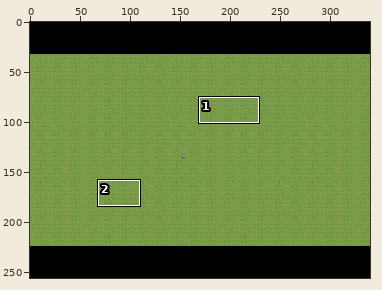
Edited in one commit: sprite sheet (You Fight Monsters/prev/rFGhG1GdHrF5bqR.png). The first picture is a wide view before the edit; the outline marks the close-up.
Close-up. First the earlier version:
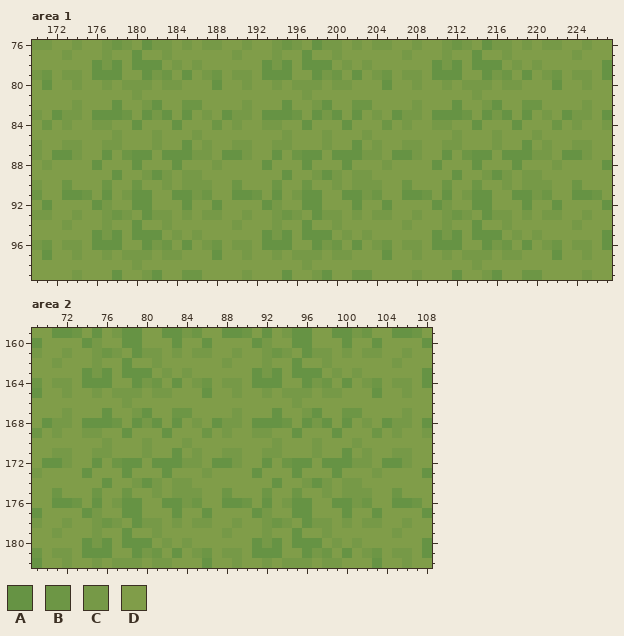
The file is 340x256 pixels. Colours within 5 levels of each other are drawn and written as one. Shown: area 1: x 170..227, y 76..99; area 2: x 69..108, y 159..182.
Palette (. is transparent): A #669344  B #6d9645  C #769947  D #809d49
Pixels before, area 1, first column x 170:
 76 CCDDCDDCBCDACCDCDCCDDCDDCBCDACCDCDCCDDCDDCBCDACCDCDCCDDCDD
 77 DDDCDDDCDDADDCDDDDDDCDDDCDDADDCDDDDDDCDDDCDDADDCDDDDDDCDDD
 78 DDDDDDACADAAADCDCDDDDDDACADAAADCDCDDDDDDACADAAADCDCDDDDDDA
 79 CBDCCDAAADDACBDADCBDCCDAAADDACBDADCBDCCDAAADDACBDADCBDCCDA
 80 DADDCDDCDCCCDCCDDDADDCDDCDCCCDCCDDDADDCDDCDCCCDCCDDDADDCDD
 81 DDDDDDDDDDCDDDDDDDDDDDDDDDDCDDDDDDDDDDDDDDDDCDDDDDDDDDDDDD
 82 DDDDCDDDADDCADDBBDDDDCDDDADDCADDBBDDDDCDDDADDCADDBBDDDDCDD
 83 CDACCDAAABDACADADCDACCDAAABDACADADCDACCDAAABDACADADCDACCDA
 84 DBDCDDCCDDADDDADDDBDCDDCCDDADDDADDDBDCDDCCDDADDDADDDBDCDDC
 85 DDDDDDDDCDDDCDDDCDDDDDDDDCDDDCDDDCDDDDDDDDCDDDCDDDCDDDDDDD
 86 CDDCCDDCCDDDCDDADCDDCCDDCCDDDCDDADCDDCCDDCCDDDCDDADCDDCCDD
 87 CDAACDDADBAADAAACCDAACDDADBAADAAACCDAACDDADBAADAAACCDAACDD
 88 DCDDDDADDDADDDADDDCDDDDADDDADDDADDDCDDDDADDDADDDADDDCDDDDA
 89 DDDDDDDDADDCACDCCDDDDDDDDADDCACDCCDDDDDDDDADDCACDCCDDDDDDD
 90 CDDBDDDBDDBDDCDCCCDDBDDDBDDBDDCDCCCDDBDDDBDDBDDCDCCCDDBDDD
 91 BDDAABDADCAADDAACBDDAABDADCAADDAACBDDAABDADCAADDAACBDDAABD
 92 DADDDDACDDAADDDADDADDDDACDDAADDDADDADDDDACDDAADDDADDADDDDA
 93 CCDDCDDCBCDACCDCDCCDDCDDCBCDACCDCDCCDDCDDCBCDACCDCDCCDDCDD
 94 DDDCDDDCDDADDCDDDDDDCDDDCDDADDCDDDDDDCDDDCDDADDCDDDDDDCDDD
 95 DDDDDDACADAAADCDCDDDDDDACADAAADCDCDDDDDDACADAAADCDCDDDDDDA
 96 CBDCCDAAADDACBDADCBDCCDAAADDACBDADCBDCCDAAADDACBDADCBDCCDA
 97 DADDCDDCDCCCDCCDDDADDCDDCDCCCDCCDDDADDCDDCDCCCDCCDDDADDCDD
 98 DDDDDDDDDDCDDDDDDDDDDDDDDDDCDDDDDDDDDDDDDDDDCDDDDDDDDDDDDD
 99 DDDDCDDDADDCADDBBDDDDCDDDADDCADDBBDDDDCDDDADDCADDBBDDDDCDD
Pixels before, area 2, first column x 69:
159 DDAABDADCAADDAACBDDAABDADCAADDAACBDDAABD
160 ADDDDACDDAADDDADDADDDDACDDAADDDADDADDDDA
161 CDDCDDCBCDACCDCDCCDDCDDCBCDACCDCDCCDDCDD
162 DDCDDDCDDADDCDDDDDDCDDDCDDADDCDDDDDDCDDD
163 DDDDDACADAAADCDCDDDDDDACADAAADCDCDDDDDDA
164 BDCCDAAADDACBDADCBDCCDAAADDACBDADCBDCCDA
165 ADDCDDCDCCCDCCDDDADDCDDCDCCCDCCDDDADDCDD
166 DDDDDDDDDCDDDDDDDDDDDDDDDDCDDDDDDDDDDDDD
167 DDDCDDDADDCADDBBDDDDCDDDADDCADDBBDDDDCDD
168 DACCDAAABDACADADCDACCDAAABDACADADCDACCDA
169 BDCDDCCDDADDDADDDBDCDDCCDDADDDADDDBDCDDC
170 DDDDDDDCDDDCDDDCDDDDDDDDCDDDCDDDCDDDDDDD
171 DDCCDDCCDDDCDDADCDDCCDDCCDDDCDDADCDDCCDD
172 DAACDDADBAADAAACCDAACDDADBAADAAACCDAACDD
173 CDDDDADDDADDDADDDCDDDDADDDADDDADDDCDDDDA
174 DDDDDDDADDCACDCCDDDDDDDDADDCACDCCDDDDDDD
175 DDBDDDBDDBDDCDCCCDDBDDDBDDBDDCDCCCDDBDDD
176 DDAABDADCAADDAACBDDAABDADCAADDAACBDDAABD
177 ADDDDACDDAADDDADDADDDDACDDAADDDADDADDDDA
178 CDDCDDCBCDACCDCDCCDDCDDCBCDACCDCDCCDDCDD
179 DDCDDDCDDADDCDDDDDDCDDDCDDADDCDDDDDDCDDD
180 DDDDDACADAAADCDCDDDDDDACADAAADCDCDDDDDDA
181 BDCCDAAADDACBDADCBDCCDAAADDACBDADCBDCCDA
182 ADDCDDCDCCCDCCDDDADDCDDCDCCCDCCDDDADDCDD
And afterwards:
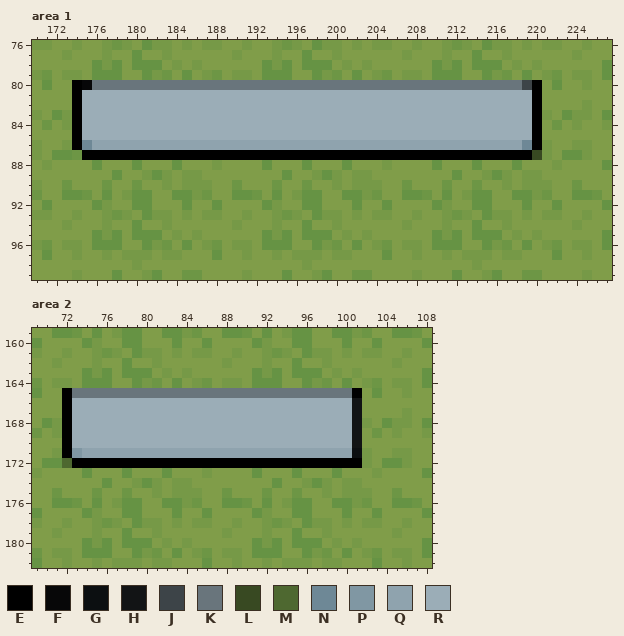
Colours new in this view: E #000000  F #070708  G #0c0f11  H #121415  J #3d4448  K #69757c  L #384922  M #4e6830  N #6e8896  P #8097a3  Q #8fa3ae  R #9badb7
From old to new:
{"where": "area 1"}
{"y":80,"x":174,"old":"CDDCDCCCDCCDDDADDCDDCDCCCDCCDDDADDCDDCDCCCDCCDD","new":"EFKKKKKKKKKKKKKKKKKKKKKKKKKKKKKKKKKKKKKKKKKKKJE"}
{"y":81,"x":174,"old":"DDDDDDCDDDDDDDDDDDDDDDDCDDDDDDDDDDDDDDDDCDDDDDD","new":"ERRRRRRRRRRRRRRRRRRRRRRRRRRRRRRRRRRRRRRRRRRRRRE"}
{"y":82,"x":174,"old":"CDDDADDCADDBBDDDDCDDDADDCADDBBDDDDCDDDADDCADDBB","new":"ERRRRRRRRRRRRRRRRRRRRRRRRRRRRRRRRRRRRRRRRRRRRRE"}
{"y":83,"x":174,"old":"CDAAABDACADADCDACCDAAABDACADADCDACCDAAABDACADAD","new":"ERRRRRRRRRRRRRRRRRRRRRRRRRRRRRRRRRRRRRRRRRRRRRE"}
{"y":84,"x":174,"old":"DDCCDDADDDADDDBDCDDCCDDADDDADDDBDCDDCCDDADDDADD","new":"ERRRRRRRRRRRRRRRRRRRRRRRRRRRRRRRRRRRRRRRRRRRRRE"}
{"y":85,"x":174,"old":"DDDDCDDDCDDDCDDDDDDDDCDDDCDDDCDDDDDDDDCDDDCDDDC","new":"ERRRRRRRRRRRRRRRRRRRRRRRRRRRRRRRRRRRRRRRRRRRRRE"}
{"y":86,"x":174,"old":"CDDCCDDDCDDADCDDCCDDCCDDDCDDADCDDCCDDCCDDDCDDAD","new":"ENQQQQQQQQQQQQQQQQQQQQQQQQQQQQQQQQQQQQQQQQQQQNE"}
{"y":87,"x":174,"old":"CDDADBAADAAACCDAACDDADBAADAAACCDAACDDADBAADAAAC","new":"BEEEEEEEEEEEEEEEEEEEEEEEEEEEEEEEEEEEEEEEEEEEEEL"}
{"where": "area 2"}
{"y":165,"x":72,"old":"CDDCDCCCDCCDDDADDCDDCDCCCDCCDD","new":"EKKKKKKKKKKKKKKKKKKKKKKKKKKKKE"}
{"y":166,"x":72,"old":"DDDDDDCDDDDDDDDDDDDDDDDCDDDDDD","new":"ERRRRRRRRRRRRRRRRRRRRRRRRRRRRH"}
{"y":167,"x":72,"old":"CDDDADDCADDBBDDDDCDDDADDCADDBB","new":"ERRRRRRRRRRRRRRRRRRRRRRRRRRRRH"}
{"y":168,"x":72,"old":"CDAAABDACADADCDACCDAAABDACADAD","new":"ERRRRRRRRRRRRRRRRRRRRRRRRRRRRH"}
{"y":169,"x":72,"old":"DDCCDDADDDADDDBDCDDCCDDADDDADD","new":"ERRRRRRRRRRRRRRRRRRRRRRRRRRRRH"}
{"y":170,"x":72,"old":"DDDDCDDDCDDDCDDDDDDDDCDDDCDDDC","new":"ERRRRRRRRRRRRRRRRRRRRRRRRRRRRH"}
{"y":171,"x":72,"old":"CDDCCDDDCDDADCDDCCDDCCDDDCDDAD","new":"EPQQQQQQQQQQQQQQQQQQQQQQQQQQQG"}
{"y":172,"x":72,"old":"CDDADBAADAAACCDAACDDADBAADAAAC","new":"MEEEEEEEEEEEEEEEEEEEEEEEEEEEEE"}
{"label":"changed","picture_box":[72,80,542,160]}
{"label":"changed","picture_box":[62,388,362,468]}
